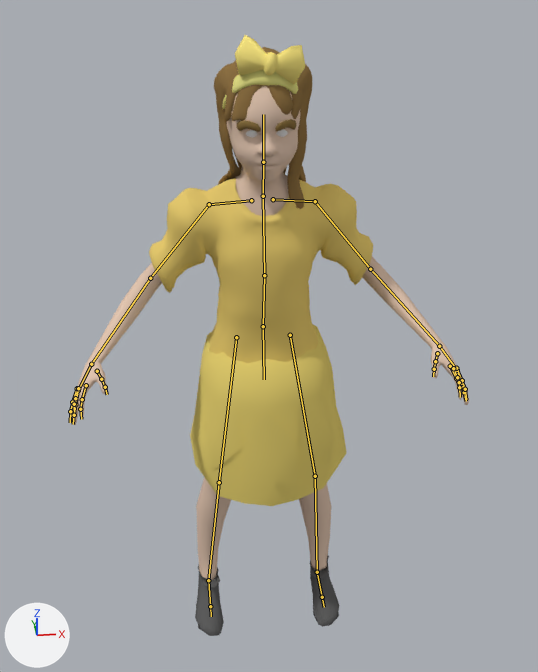
What one commit did to the Blender file models/MissyDubourde/Missy.blend.
Both versions are drawn from a 50 mm lens placed at (-0.132, -1.384, 1.435), pointed at (0.009, -0.048, 0.736). Every picture has the same lights, and +X, +Y and +Z are marked at lower left. The bones that bend it are drawn over the model as lines.

The first picture shows 'Body', 'Bow', 'EyebrowL', 'EyebrowR', 'Eyes', 'Hair', 'Hairband', 'Shirt', 'ShoeL', 'ShoeR', 'Skirt'.
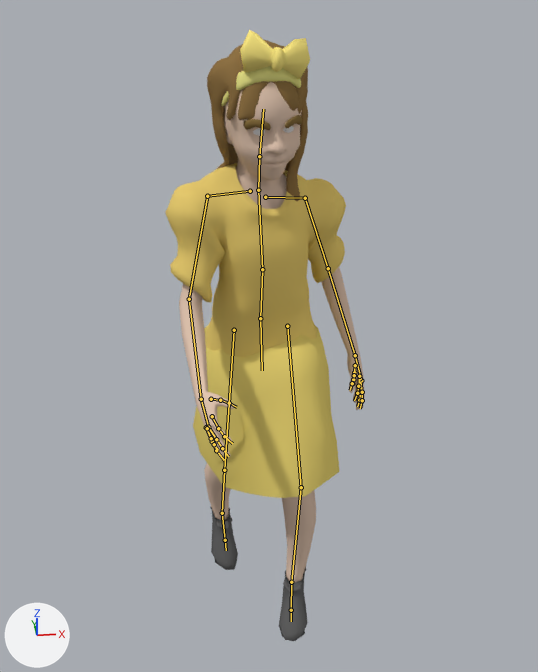
The newer file adds an action. The first version stands in its rest pose; the second is drawn at frame 0 of the action 'ArmatureAction.001'.

Changed parts and their boxes [x1, y1, x2, y2] in the pictures (538 x 672 px):
```json
{"object": "Shirt", "change": "posed", "before": [149, 178, 373, 363], "after": [165, 163, 346, 357], "on screen": "19% narrower"}
{"object": "Body", "change": "posed", "before": [69, 86, 469, 580], "after": [179, 82, 365, 584], "on screen": "53% narrower"}
{"object": "Skirt", "change": "posed", "before": [190, 324, 347, 506], "after": [193, 325, 339, 498], "on screen": "7% narrower"}
{"object": "Hair", "change": "posed", "before": [214, 47, 312, 209], "after": [207, 40, 308, 202]}
{"object": "ShoeL", "change": "posed", "before": [310, 556, 340, 627], "after": [279, 567, 308, 641]}
{"object": "ShoeR", "change": "posed", "before": [195, 565, 224, 636], "after": [210, 507, 238, 570], "on screen": "11% shorter"}
{"object": "Bow", "change": "posed", "before": [235, 35, 305, 85], "after": [240, 30, 310, 79]}
{"object": "Hairband", "change": "posed", "before": [222, 70, 298, 109], "after": [221, 66, 301, 106]}
{"object": "EyebrowR", "change": "posed", "before": [236, 120, 261, 132], "after": [243, 119, 271, 130], "on screen": "12% wider, 8% shorter"}
{"object": "EyebrowL", "change": "posed", "before": [275, 119, 297, 131], "after": [285, 115, 302, 129], "on screen": "22% narrower, 15% taller"}
{"object": "Eyes", "change": "posed", "before": [246, 129, 288, 137], "after": [253, 126, 294, 136], "on screen": "22% taller"}
{"bone": "Chest", "before": "(264, 275) to (263, 196)", "after": "(262, 269) to (258, 190)"}
{"bone": "Collar.L", "before": "(273, 199) to (315, 201)", "after": "(265, 197) to (305, 198)"}
{"bone": "Uperarm.L", "before": "(315, 201) to (370, 269)", "after": "(305, 198) to (328, 268)"}
{"bone": "LowerArm.L", "before": "(370, 269) to (439, 346)", "after": "(328, 268) to (355, 355)"}
{"bone": "Collar.R", "before": "(251, 200) to (209, 204)", "after": "(250, 191) to (207, 196)"}
{"bone": "Uperarm.R", "before": "(209, 204) to (150, 278)", "after": "(207, 196) to (189, 299)"}
{"bone": "LowerArm.R", "before": "(150, 278) to (91, 364)", "after": "(189, 299) to (201, 399)"}
```

The change, as JSON lines over the scene's bpy script:
```json
{"block": "bone_ik_leg_l", "where": "bone_ik_leg_l = bpy.data.objects['Armature'].pose.bones['ik-leg.L']  # child of 'Root'"}
{"op": "set", "path": "bone_ik_leg_l.location", "old": "(0.0, 0.0, 0.0)", "new": "(-0.39, -0.48, -0.28)"}
{"block": "bone_base", "where": "bone_base = bpy.data.objects['Armature'].pose.bones['Base']  # child of 'Root'"}
{"op": "set", "path": "bone_base.location", "old": "(0.0, 0.0, 0.0)", "new": "(-0.07, 0.0, -0.16)"}
{"op": "set", "path": "bone_base.rotation_quaternion", "old": "(1.0, 0.0, 0.0, 0.0)", "new": "(0.999, 0.038, 0.002, -0.025)", "note": "degrees (0, 0, 0) -> degrees (4, 0, -3)"}
{"block": "bone_chest", "where": "bone_chest = bpy.data.objects['Armature'].pose.bones['Chest']  # child of 'Stomach'"}
{"op": "set", "path": "bone_chest.rotation_quaternion", "old": "(1.0, 0.0, 0.0, 0.0)", "new": "(0.996, 0.0, 0.084, 0.014)", "note": "degrees (0, 0, 0) -> degrees (0, 10, 2)"}
{"block": "bone_collar_l", "where": "bone_collar_l = bpy.data.objects['Armature'].pose.bones['Collar.L']  # child of 'Chest'"}
{"op": "set", "path": "bone_collar_l.location", "old": "(0.0, 0.0, 0.0)", "new": "(0.04, -0.03, 0.0)"}
{"op": "set", "path": "bone_collar_l.rotation_quaternion", "old": "(1.0, 0.0, 0.0, 0.0)", "new": "(0.999, -0.002, -0.009, -0.037)", "note": "degrees (0, 0, 0) -> degrees (0, -1, -4)"}
{"block": "bone_uperarm_l", "where": "bone_uperarm_l = bpy.data.objects['Armature'].pose.bones['Uperarm.L']  # child of 'Collar.L'"}
{"op": "set", "path": "bone_uperarm_l.rotation_quaternion", "old": "(1.0, 0.0, 0.0, 0.0)", "new": "(0.991, -0.111, 0.043, 0.056)", "note": "degrees (0, 0, 0) -> degrees (-12, 6, 6)"}
{"block": "bone_lowerarm_l", "where": "bone_lowerarm_l = bpy.data.objects['Armature'].pose.bones['LowerArm.L']  # child of 'Uperarm.L'"}
{"op": "set", "path": "bone_lowerarm_l.rotation_quaternion", "old": "(1.0, 0.0, 0.0, 0.0)", "new": "(0.977, -0.101, -0.007, 0.189)", "note": "degrees (0, 0, 0) -> degrees (-12, 1, 22)"}
{"block": "bone_collar_r", "where": "bone_collar_r = bpy.data.objects['Armature'].pose.bones['Collar.R']  # child of 'Chest'"}
{"op": "set", "path": "bone_collar_r.location", "old": "(0.0, 0.0, 0.0)", "new": "(0.04, -0.03, 0.0)"}
{"op": "set", "path": "bone_collar_r.rotation_quaternion", "old": "(1.0, 0.0, 0.0, 0.0)", "new": "(0.999, -0.002, -0.009, -0.037)", "note": "degrees (0, 0, 0) -> degrees (0, -1, -4)"}
{"block": "bone_uperarm_r", "where": "bone_uperarm_r = bpy.data.objects['Armature'].pose.bones['Uperarm.R']  # child of 'Collar.R'"}
{"op": "set", "path": "bone_uperarm_r.rotation_quaternion", "old": "(1.0, 0.0, 0.0, 0.0)", "new": "(0.954, 0.223, 0.113, -0.163)", "note": "degrees (0, 0, 0) -> degrees (24, 17, -16)"}
{"block": "bone_lowerarm_r", "where": "bone_lowerarm_r = bpy.data.objects['Armature'].pose.bones['LowerArm.R']  # child of 'Uperarm.R'"}
{"op": "set", "path": "bone_lowerarm_r.rotation_quaternion", "old": "(1.0, 0.0, 0.0, 0.0)", "new": "(0.993, 0.057, 0.008, 0.1)", "note": "degrees (0, 0, 0) -> degrees (7, 0, 11)"}
{"block": "bone_ik_leg_r", "where": "bone_ik_leg_r = bpy.data.objects['Armature'].pose.bones['ik-leg.R']  # child of 'Root'"}
{"op": "set", "path": "bone_ik_leg_r.location", "old": "(0.0, 0.0, 0.0)", "new": "(0.22, 0.0, 0.91)"}
```
